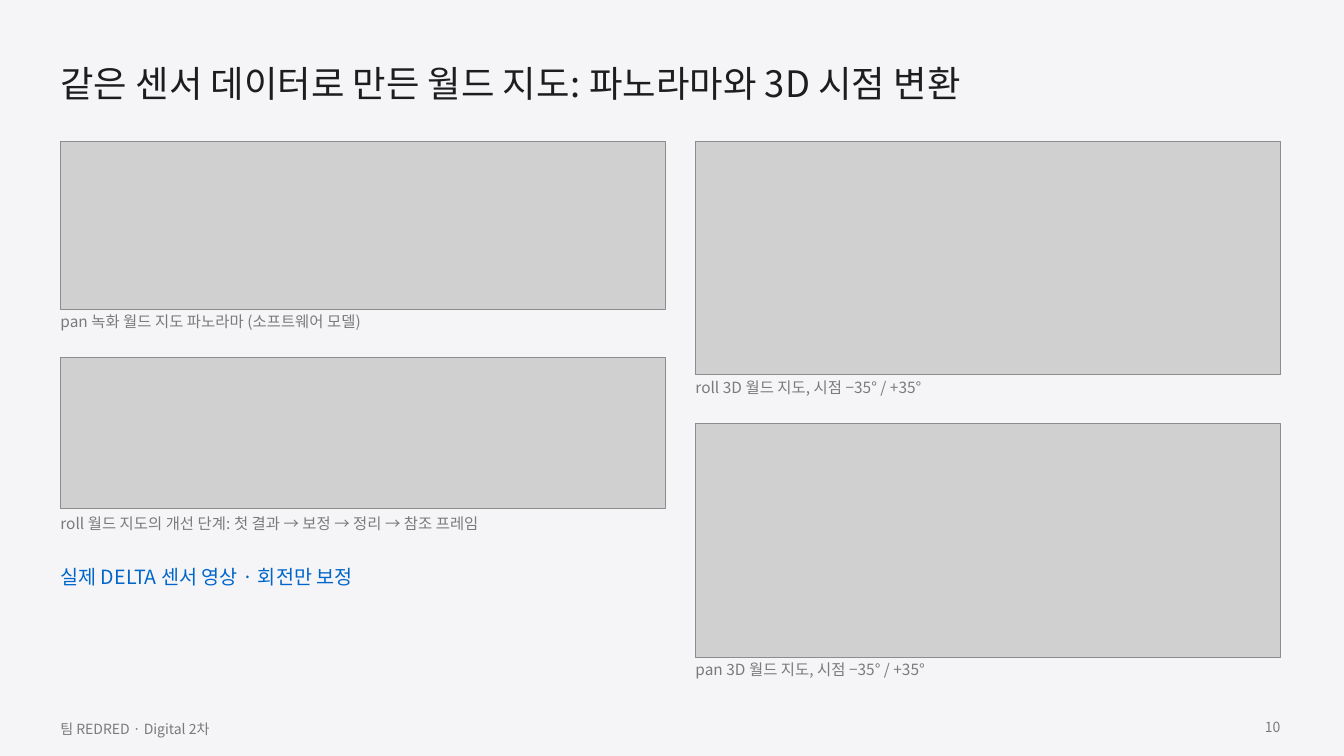
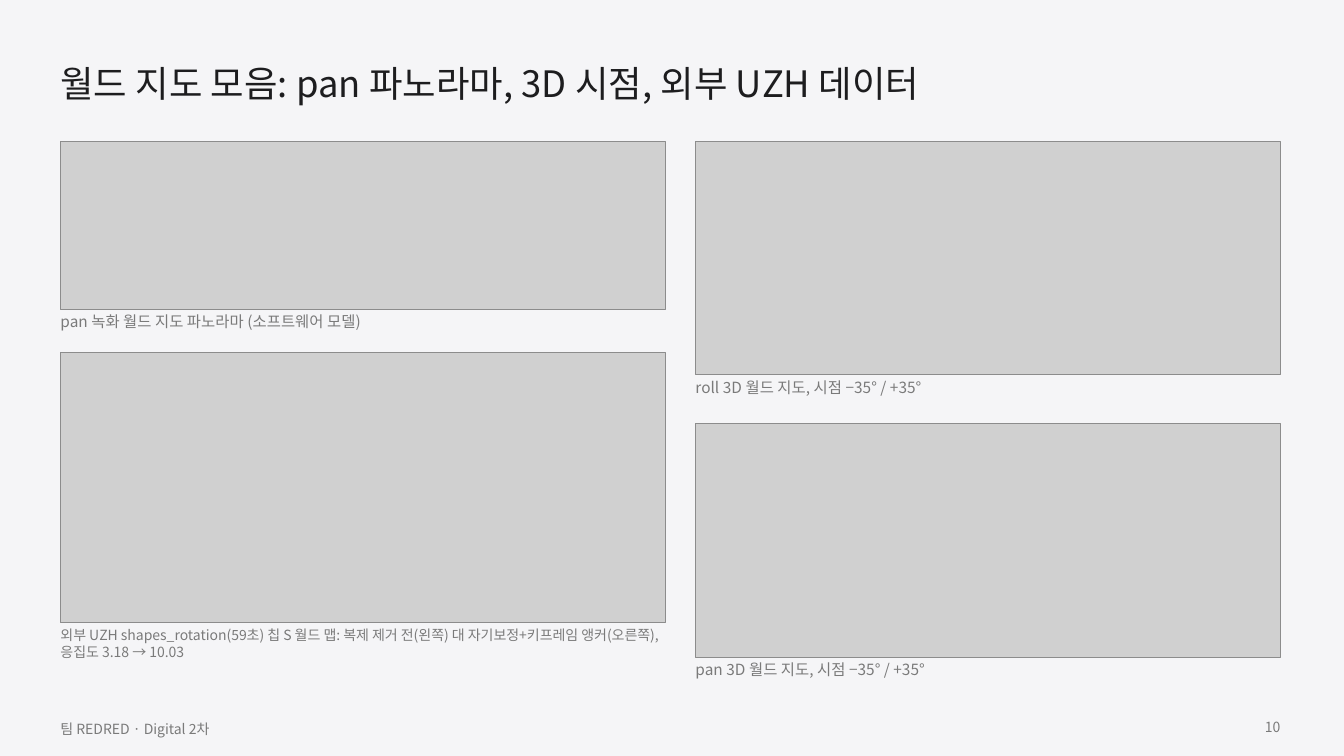
Before and after one commit to GangHeeJo/AI-SEMI, a slide deck: slide 10 of submission/REDRED_2차_발표자료_칩S.pptx. Drawn at 1344x756 pixels with LibreOffice and Linux fonts; fonts in the diff are those of the drawing; grey boxes stand for pictures. Boxes give left, top, right and bottom in pixels: in the first picture for what was removed or moved away, otherwise in the second. Text is boxed around its words. In the diff, an @@ line names an element or a change of style, - is before the commit and + after.

```diff
--- a/submission/REDRED_2차_발표자료_칩S.pptx
+++ b/submission/REDRED_2차_발표자료_칩S.pptx
@@ text at [60, 67, 919, 106]: text changed @@
-같은 센서 데이터로 만든 월드 지도: 파노라마와 3D 시점 변환
+월드 지도 모음: pan 파노라마, 3D 시점, 외부 UZH 데이터
@@ picture: place and size @@
-picture at [60, 358, 665, 509]
+picture at [60, 353, 665, 623]
@@ text removed at [60, 567, 353, 586] @@
-실제 DELTA 센서 영상 · 회전만 보정
@@ text at [60, 628, 658, 658]: text changed; size 11 to 10 pt @@
-roll 월드 지도의 개선 단계: 첫 결과 → 보정 → 정리 → 참조 프레임
+외부 UZH shapes_rotation(59초) 칩 S 월드 맵: 복제 제거 전(왼쪽) 대 자기보정+키프레임 앵커(오른쪽), 응집도 3.18 → 10.03
```
Also in this commit, not shown: 2 other files.
